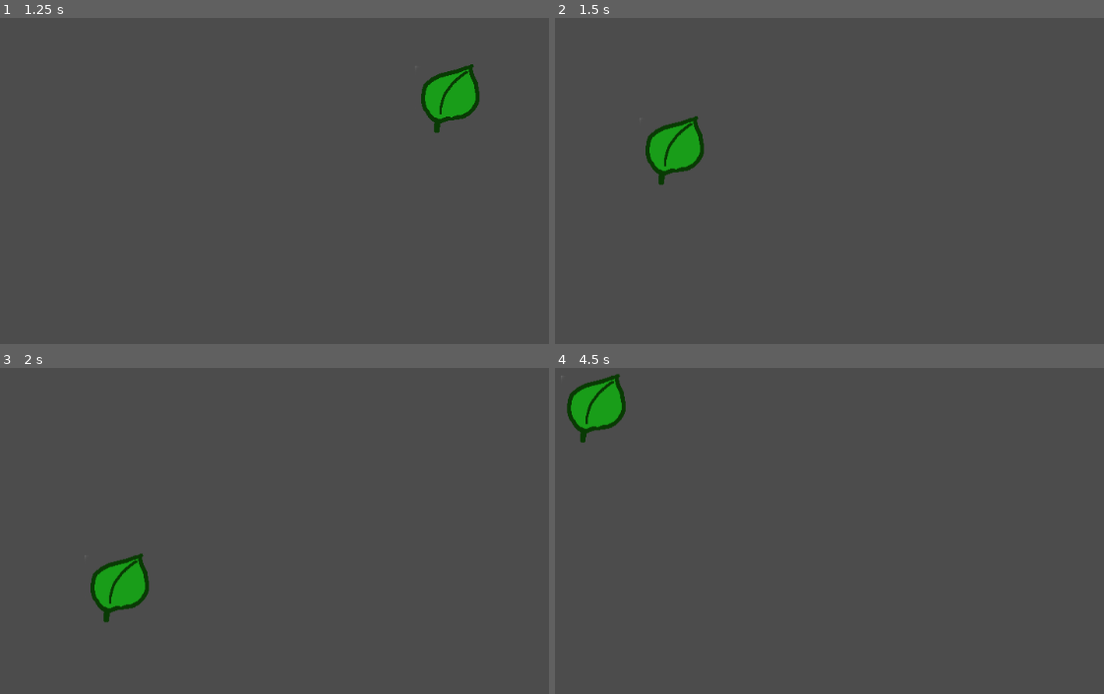
Above: before the commit, frames 1-4 (two rows, left to right).
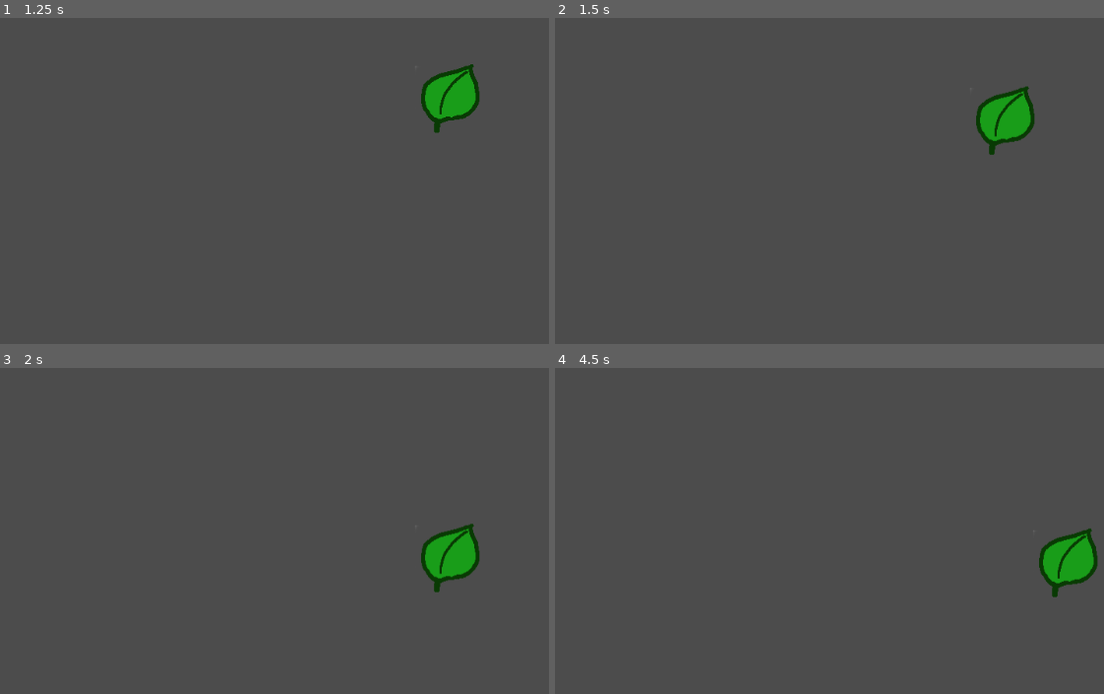
Above: after the commit, the same moments.

Repository: nisc586/SaladTosser
Game: Godot game, scene res://Main.tscn
Same seed, same stepped clock (60 frames per second), same inputs: the game is played once before the commit and once after it.
Inputs (mouse positions are in pixels of both pictures, inside the frame that each line leads up to):
- Up to frame 1 (1.25 s): tap Enter at 0.5 s; move the mouse to (455, 89) at 0.52 s; press the mouse at (455, 89) at 0.53 s
- Up to frame 2 (1.5 s): move the mouse to (675, 135) at 1.27 s; release the mouse at (675, 135) at 1.28 s; click (675, 135) at 1.35 s
- Up to frame 3 (2 s): no input
- Up to frame 4 (4.5 s): move the mouse to (outside the picture) at 2.02 s; press the mouse at (outside the picture) at 2.03 s; move the mouse to (796, 557) at 2.77 s; release the mouse at (796, 557) at 2.78 s; click (796, 557) at 2.85 s; tap Space at 3.5 s; move the mouse to (1071, 534) at 3.52 s; press the mouse at (1071, 534) at 3.53 s; move the mouse to (598, 394) at 4.27 s; release the mouse at (598, 394) at 4.28 s; click (598, 394) at 4.35 s

Frame 1 is identical in both runs. In frame 2, 3.0% of the frame differs, in the area x 16-88%, y 20-52%; in frame 3, 3.0%, in the area x 16-88%, y 47-78%; in frame 4, 3.0%.

Commit message:
Fix bug where salad leaves jump to mouse on click

Diff:
--- a/Salad.gd
+++ b/Salad.gd
@@ -10,10 +10,6 @@
 func _ready():
 	pass # Replace with function body.
 
-func _input(event):
-	if event.is_action_pressed("click"):
-		position = get_global_mouse_position()
-
 func _physics_process(delta):
 	velocity += GRAVITY * delta
 	velocity = move_and_slide(velocity, Vector2.UP)
